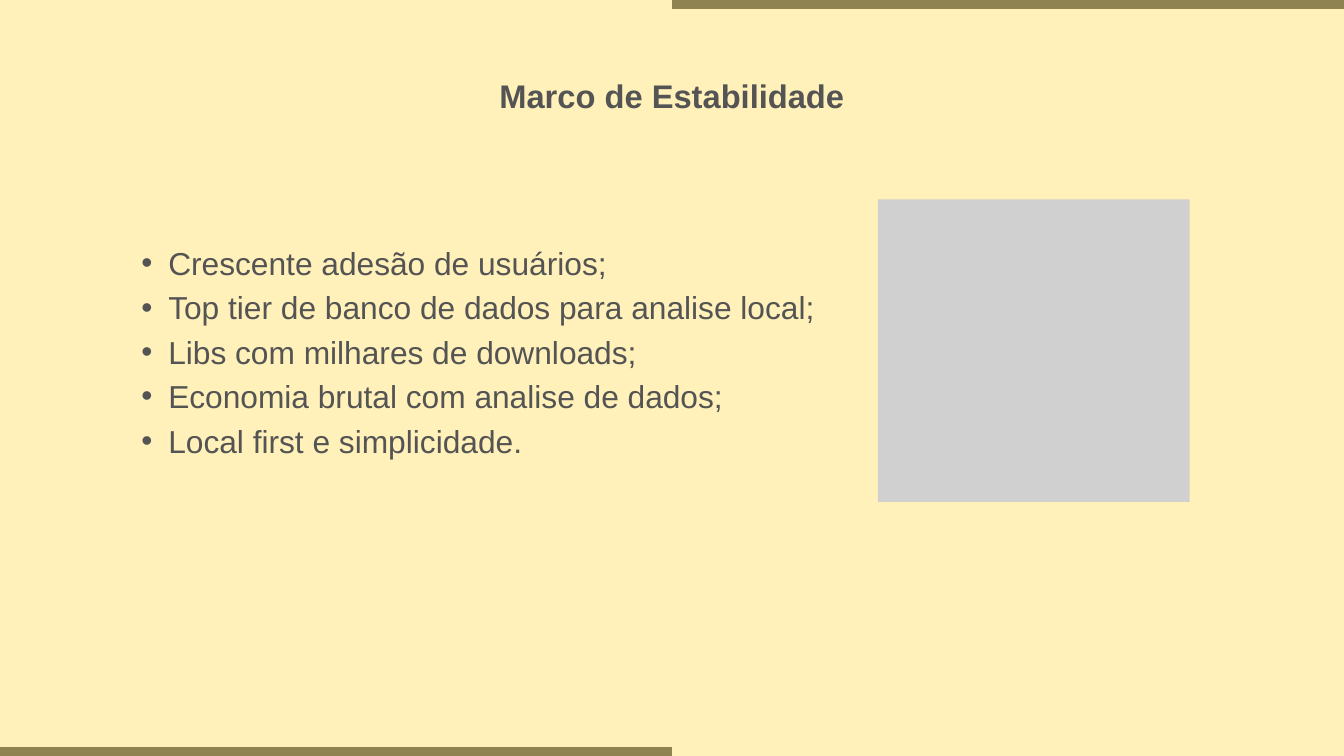
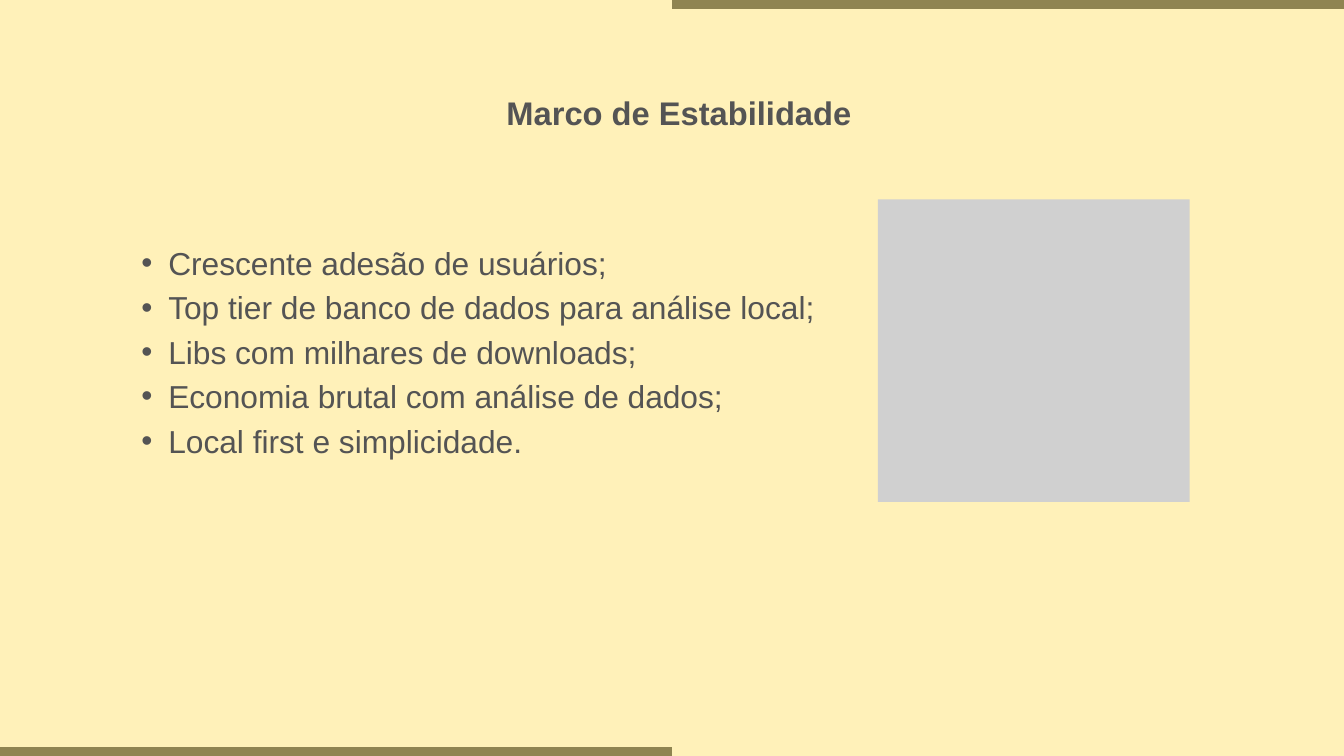
Before and after one commit to Kayo-Gabriel/DuckDB, a slide deck: slide 6 of DuckDB_054536.pptx. Drawn at 1344x756 pixels with LibreOffice and Linux fonts; fonts in the diff are those of the drawing; grey boxes stand for pictures. Boxes give left, top, right and bottom in pixels: in the first picture for what was removed or moved away, otherwise in the second. Text is boxed around its words. In the diff, an @@ line names an element or a change of style, - is before the commit and + after.

```diff
--- a/DuckDB_054536.pptx
+++ b/DuckDB_054536.pptx
@@ text "Marco de Estabilidade" moved from (x1=499, y1=84, x2=844, y2=109) to (x1=506, y1=101, x2=851, y2=126) @@
@@ text at (x1=168, y1=295, x2=814, y2=325): text changed @@
-  • Top tier de banco de dados para analise local;
+  • Top tier de banco de dados para análise local;
@@ text at (x1=168, y1=384, x2=723, y2=412): text changed @@
-  • Economia brutal com analise de dados;
+  • Economia brutal com análise de dados;
```
Also in this commit, not shown: 6 other slides changed.
